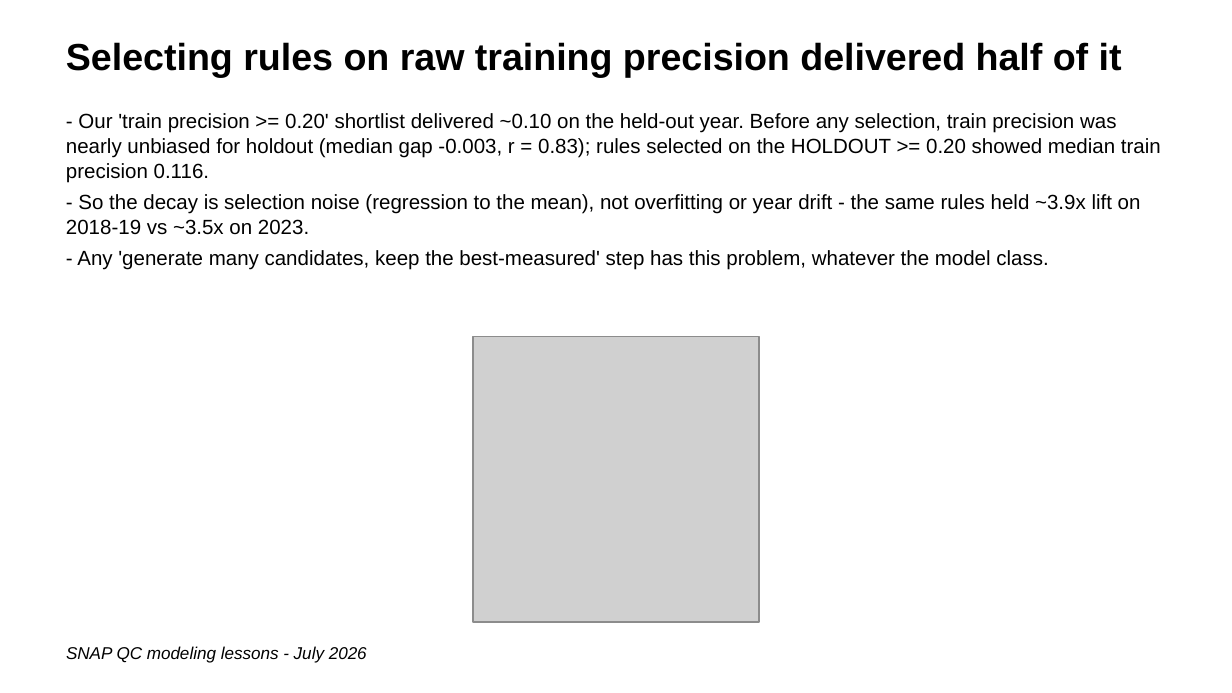
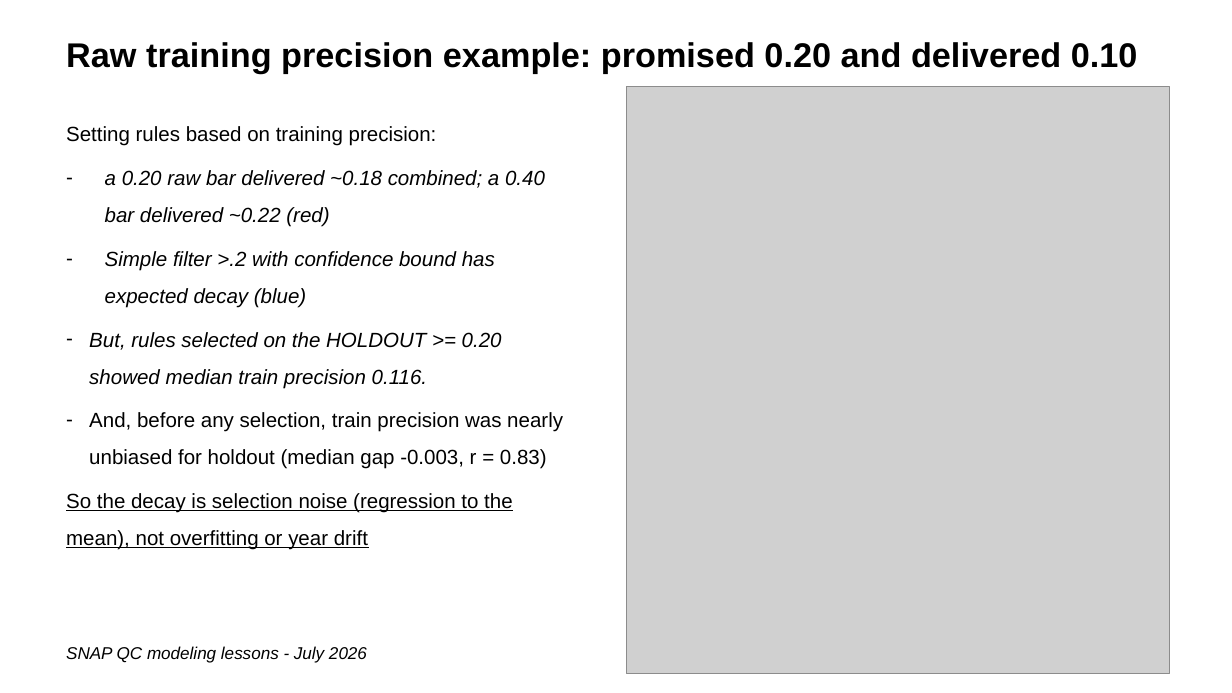
Before and after one commit to giannella/snap_qc, a slide deck: slide 11 of lessons_getting_more_signal_from_snap_qc_data.pptx (slide 5 before the commit). Drawn at 1232x693 pixels with LibreOffice and Linux fonts; fonts in the diff are those of the drawing; grey boxes stand for pictures. Boxes give left, top, right and bottom in pixels: in the first picture for what was removed or moved away, otherwise in the second. Text is boxed around its words. In the diff, an @@ line names an element or a change of style, - is before the commit and + after.

```diff
--- a/lessons_getting_more_signal_from_snap_qc_data.pptx
+++ b/lessons_getting_more_signal_from_snap_qc_data.pptx
@@ text at (66, 42, 1138, 73): text changed; size 22 to 20 pt @@
-Selecting rules on raw training precision delivered half of it
+Raw training precision example: promised 0.20 and delivered 0.10
@@ picture added at (626, 86, 1169, 673) @@
@@ text removed at (66, 113, 1161, 270) @@
-- Our 'train precision >= 0.20' shortlist delivered ~0.10 on the held-out year. Before any selection, train precision was nearly unbiased for holdout (median gap -0.003, r = 0.83); rules selected on the HOLDOUT >= 0.20 showed median train precision 0.116.
-- So the decay is selection noise (regression to the mean), not overfitting or year drift - the same rules held ~3.9x lift on 2018-19 vs ~3.5x on 2023.
-- Any 'generate many candidates, keep the best-measured' step has this problem, whatever the model class.
@@ text added at (66, 126, 563, 550), 12 pt, text #000000 @@
+Setting rules based on training precision:
+– a 0.20 raw bar delivered ~0.18 combined; a 0.40 bar delivered ~0.22 (red)
+– Simple filter >.2 with confidence bound has expected decay (blue)
+– But, rules selected on the HOLDOUT >= 0.20 showed median train precision 0.116.
+– And, before any selection, train precision was nearly unbiased for holdout (median gap -0.003, r = 0.83)
+So the decay is selection noise (regression to the mean), not overfitting or year drift
@@ picture removed at (473, 336, 759, 622) @@
```
Also in this commit, not shown: 11 other slides changed, 32 slides added, 15 slides removed.
